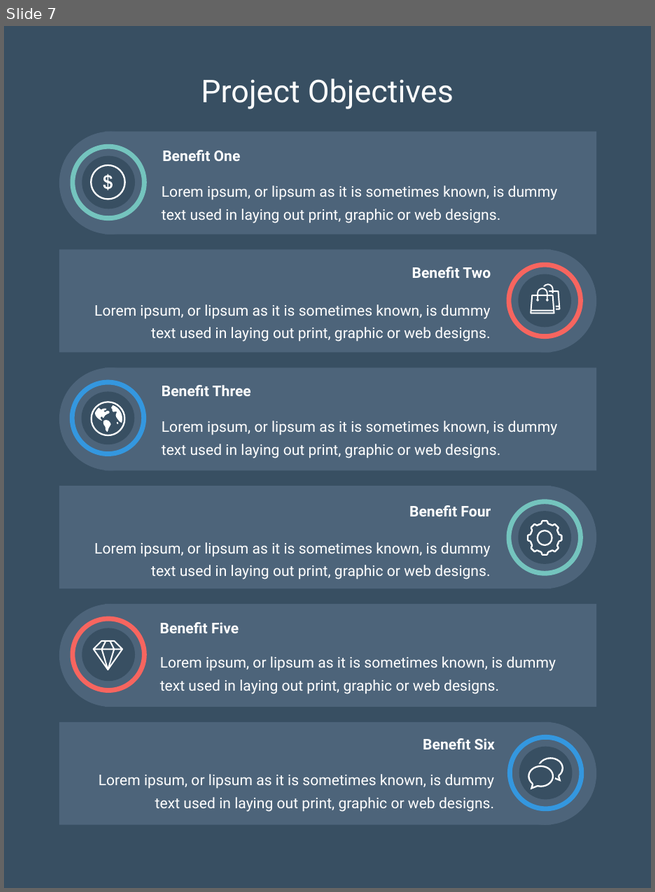
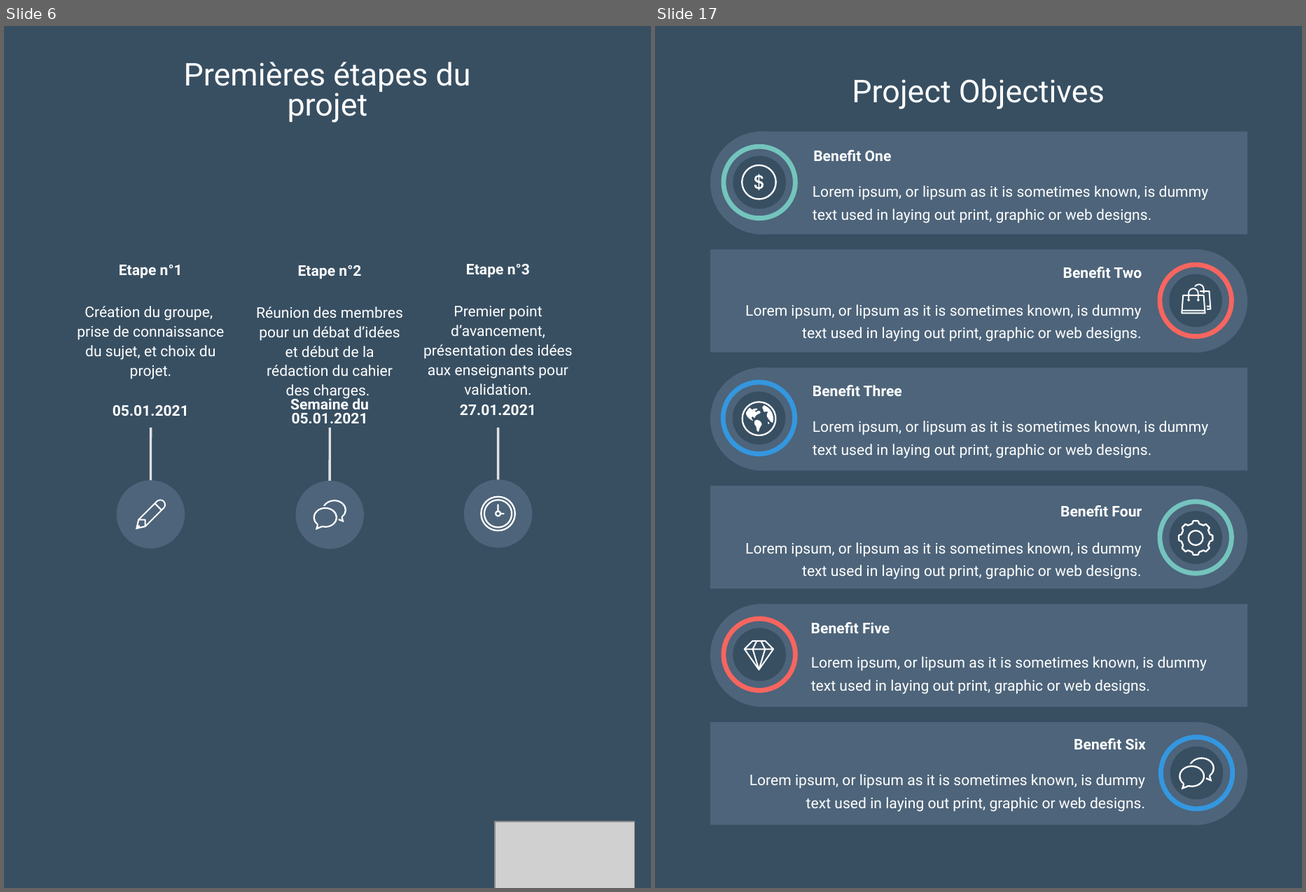
Before and after one commit to Loicpln/Projet_Algo_N2, a slide deck: Elements de presentation/Soutenance finale.pptx. Shown side by side, each under a label of ours: slide 7 before the commit, slides 6 and 17 after it; the slides between them are not shown. The pictures are 655x892 and 1306x892 pixels, drawn with LibreOffice and Linux fonts; fonts in the diff are those of the drawing; grey boxes stand for pictures. Boxes give left, top, right and bottom in pixels: in the first picture for what was removed or moved away, otherwise in the second. Text is boxed around its words. In the diff, an @@ line names an element or a change of style, - is before the commit and + after.

Commit message:
docs + power point

```diff
--- a/Elements de presentation/Soutenance finale.pptx
+++ b/Elements de presentation/Soutenance finale.pptx
@@ slide 6 added at [4,26,651,888], background #384F62 @@
@@ text added at [184,62,471,123], 26.3 pt, text #FFFFFF @@
+Premières étapes du projet
@@ text added at [119,265,182,279], 12.3 pt, text #FFFFFF, bold @@
+Etape n°1
@@ text added at [298,265,361,279], 12.3 pt, text #FFFFFF, bold @@
+Etape n°2
@@ text added at [466,264,530,278], 12.3 pt, text #FFFFFF, bold @@
+Etape n°3
@@ text added at [77,306,224,380], 12.3 pt, text #FFFFFF @@
+Création du groupe, prise de connaissance du sujet, et choix du projet.
@@ text added at [256,307,403,400], 12.3 pt, text #FFFFFF @@
+Réunion des membres pour un débat d’idées et début de la rédaction du cahier des charges.
@@ text added at [423,306,572,395], 12.3 pt, text #FFFFFF @@
+Premier point d’avancement, présentation des idées aux enseignants pour validation.
@@ text added at [290,396,369,428], 12.3 pt, text #FFFFFF, bold @@
+Semaine du 05.01.2021
@@ text added at [112,405,189,416], 12.3 pt, text #FFFFFF, bold @@
+05.01.2021
@@ text added at [460,405,536,415], 12.3 pt, text #FFFFFF, bold @@
+27.01.2021
@@ line added from (150, 484) to (150, 428), #E1E1E3 2 pt @@
@@ line added from (330, 484) to (330, 428), #E1E1E3 2 pt @@
@@ line added from (498, 484) to (498, 428), #E1E1E3 2 pt @@
@@ ellipse added at [117,480,185,549], fill #4D647A @@
@@ ellipse added at [295,481,364,550], fill #4D647A @@
@@ ellipse added at [464,480,532,548], fill #4D647A @@
@@ freeform shape added at [136,499,166,529], fill #FFFFFF @@
@@ freeform shape added at [313,501,346,531], fill #FFFFFF @@
@@ freeform shape added at [480,496,516,531], fill #FFFFFF @@
@@ picture added at [495,822,635,888] @@
@@ what was slide 7 is now slide 17 @@
```
Also in this commit, not shown: 6 slides changed, 9 other slides added, 2 slides removed, 8 other files.
